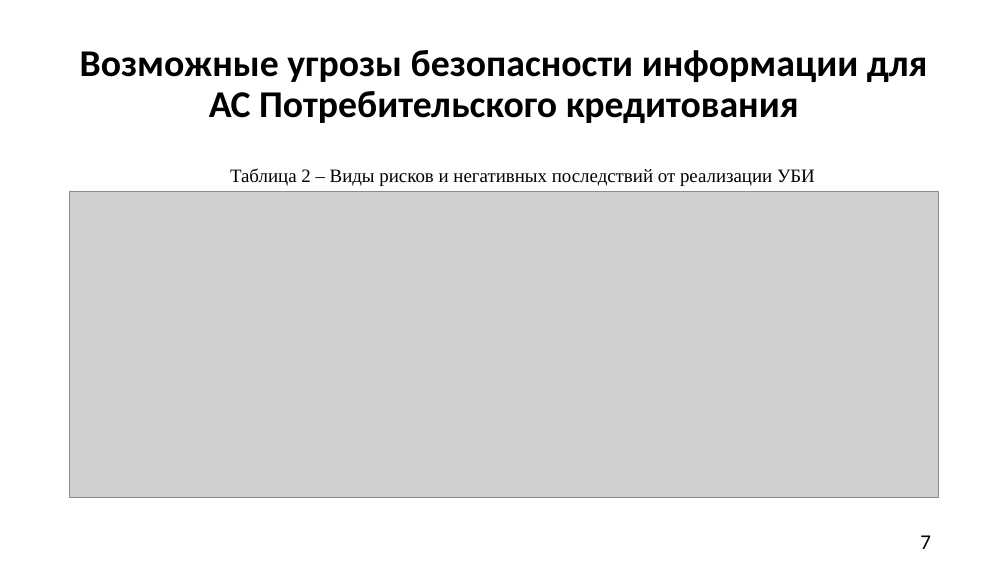
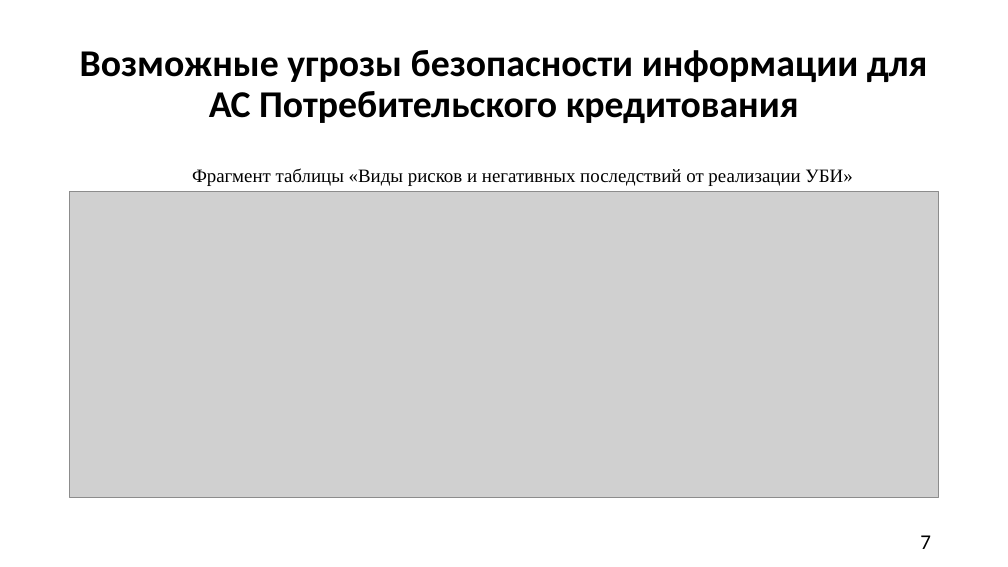
Before and after one commit to A1ex1in/3k2sKursachi, a slide deck: slide 7 of анацкая/КП/КР ЧигаревА.Ю. БИб-21Э1 ТПЗАС.pptx. Drawn at 1008x567 pixels with LibreOffice and Linux fonts; fonts in the diff are those of the drawing; grey boxes stand for pictures. Boxes give left, top, right and bottom in pixels: in the first picture for what was removed or moved away, otherwise in the second. Text is boxed around its words. In the diff, an @@ line names an element or a change of style, - is before the commit and + after.

```diff
--- a/анацкая/КП/КР ЧигаревА.Ю. БИб-21Э1 ТПЗАС.pptx
+++ b/анацкая/КП/КР ЧигаревА.Ю. БИб-21Э1 ТПЗАС.pptx
@@ text at (x1=192, y1=168, x2=852, y2=186): text changed @@
-Таблица 2 – Виды рисков и негативных последствий от реализации УБИ
+Фрагмент таблицы «Виды рисков и негативных последствий от реализации УБИ»
```
Also in this commit, not shown: 5 other slides changed, 3 slides added, 1 other file.
